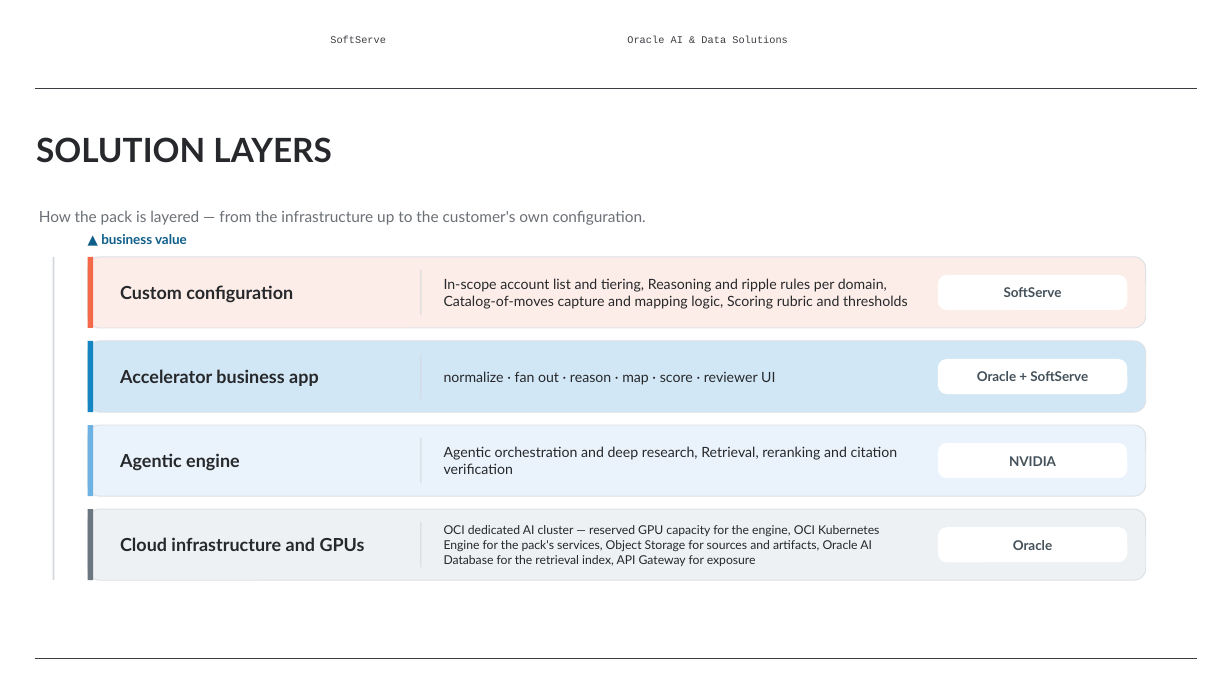
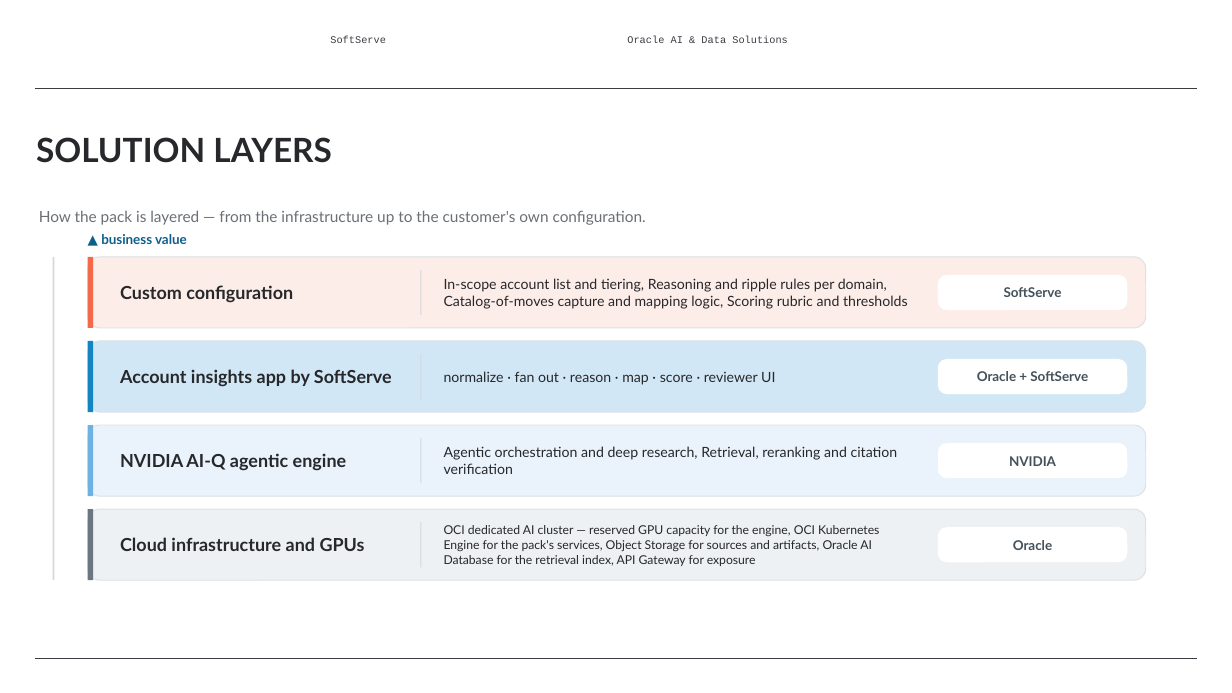
Before and after one commit to alexey-orlov/AO-Personal-OS, a slide deck: slide 7 of outputs/oracle-packs/account-insights/artifacts/account-insights-sales-deck.pptx. Drawn at 1232x693 pixels with LibreOffice and Linux fonts; fonts in the diff are those of the drawing; background and template pictures are left out. Boxes give left, top, right and bottom in pixels: in the first picture for what was removed or moved away, otherwise in the second. Text is boxed around its words. In the diff, an @@ line names an element or a change of style, - is before the commit and + after.

```diff
--- a/outputs/oracle-packs/account-insights/artifacts/account-insights-sales-deck.pptx
+++ b/outputs/oracle-packs/account-insights/artifacts/account-insights-sales-deck.pptx
@@ text at <box>120,369,392,387</box>: text changed @@
-Accelerator business app
+Account insights app by SoftServe
@@ text at <box>120,453,347,471</box>: text changed @@
-Agentic engine
+NVIDIA AI-Q agentic engine
```
Also in this commit, not shown: 1 other slide changed, 2 other files.
